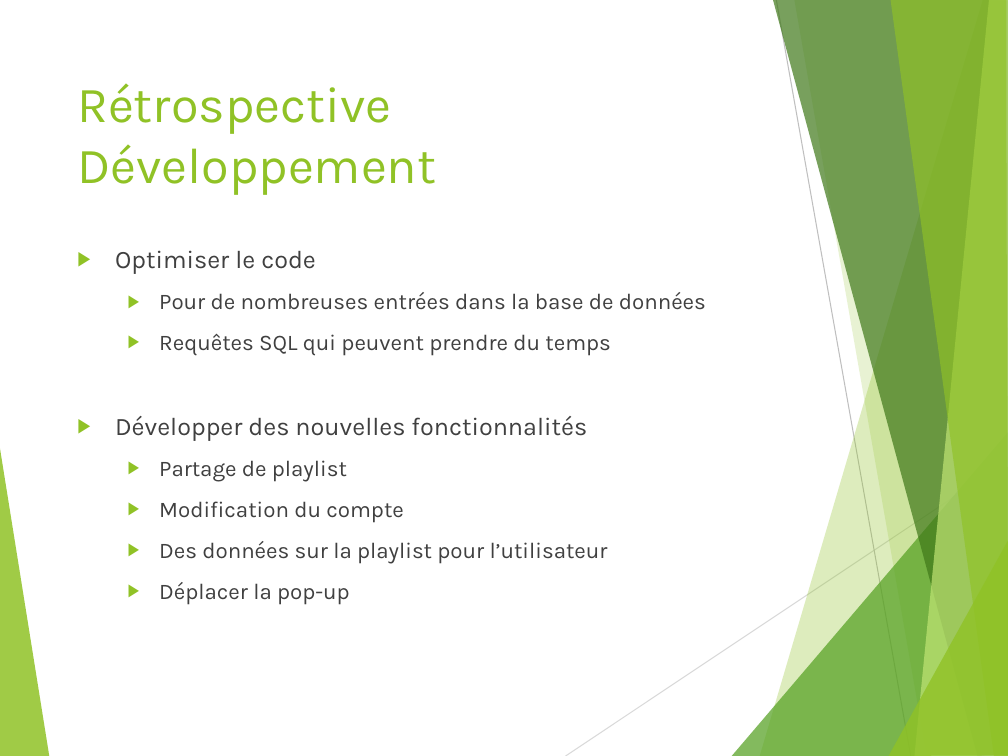
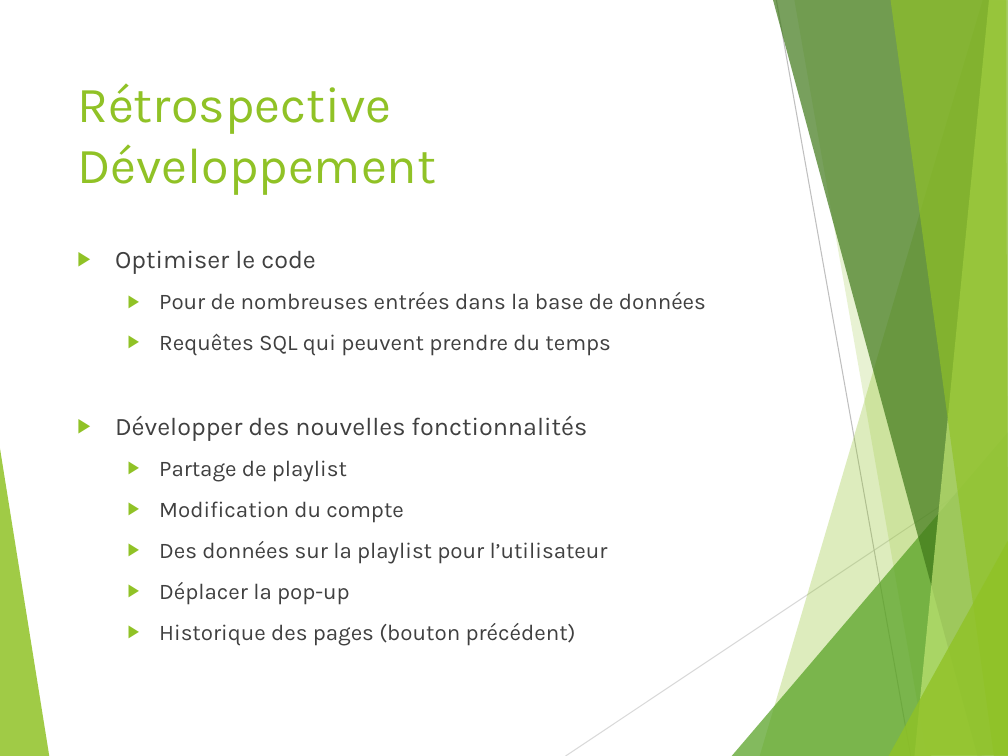
Before and after one commit to Nitix/L3-Miage-Web-Site-de-Musique, a slide deck: slide 10 of présentation.pptx. Drawn at 1008x756 pixels with LibreOffice and Linux fonts; fonts in the diff are those of the drawing. Boxes give left, top, right and bottom in pixels: in the first picture for what was removed or moved away, otherwise in the second. Text is boxed around its words. In the diff, an @@ line names an element or a change of style, - is before the commit and + after.

```diff
--- a/présentation.pptx
+++ b/présentation.pptx
@@ text at (159, 623, 576, 646): paragraph added @@
+  ▶ Historique des pages (bouton précédent)
```
Also in this commit, not shown: 1 other slide changed.
